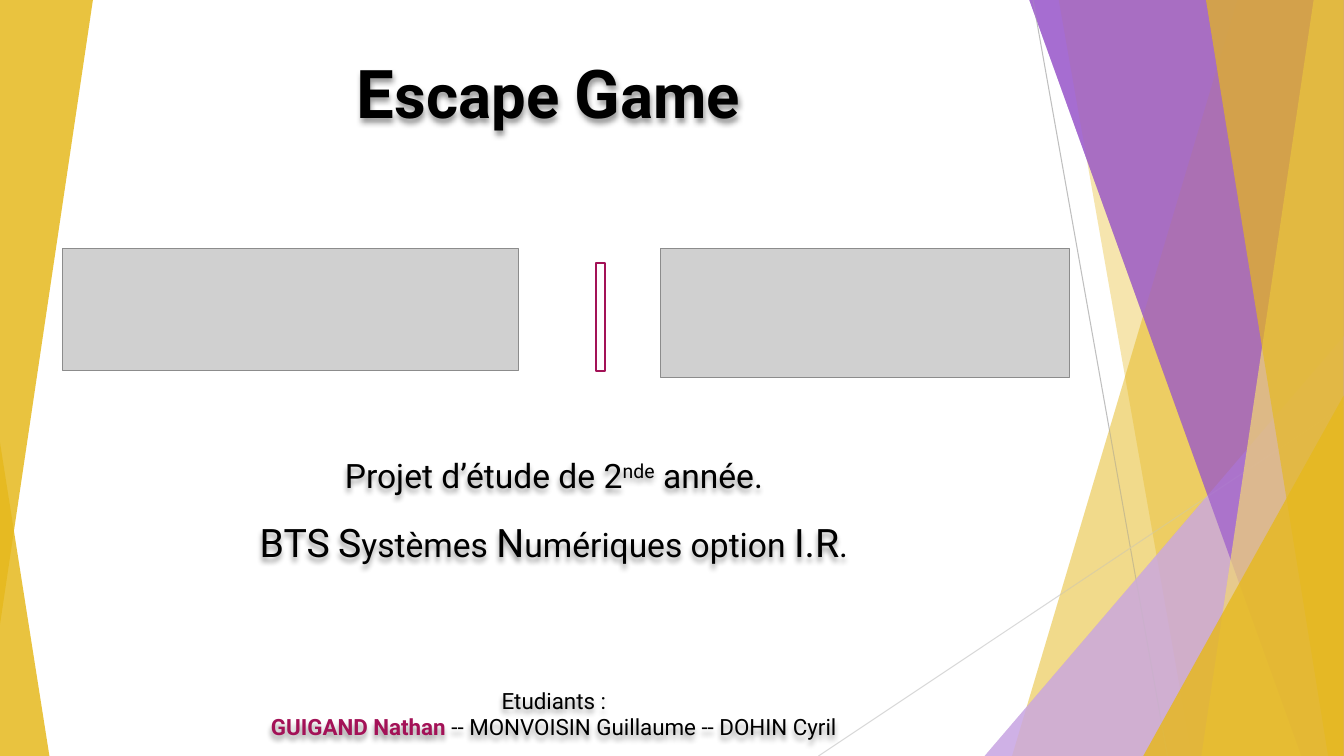
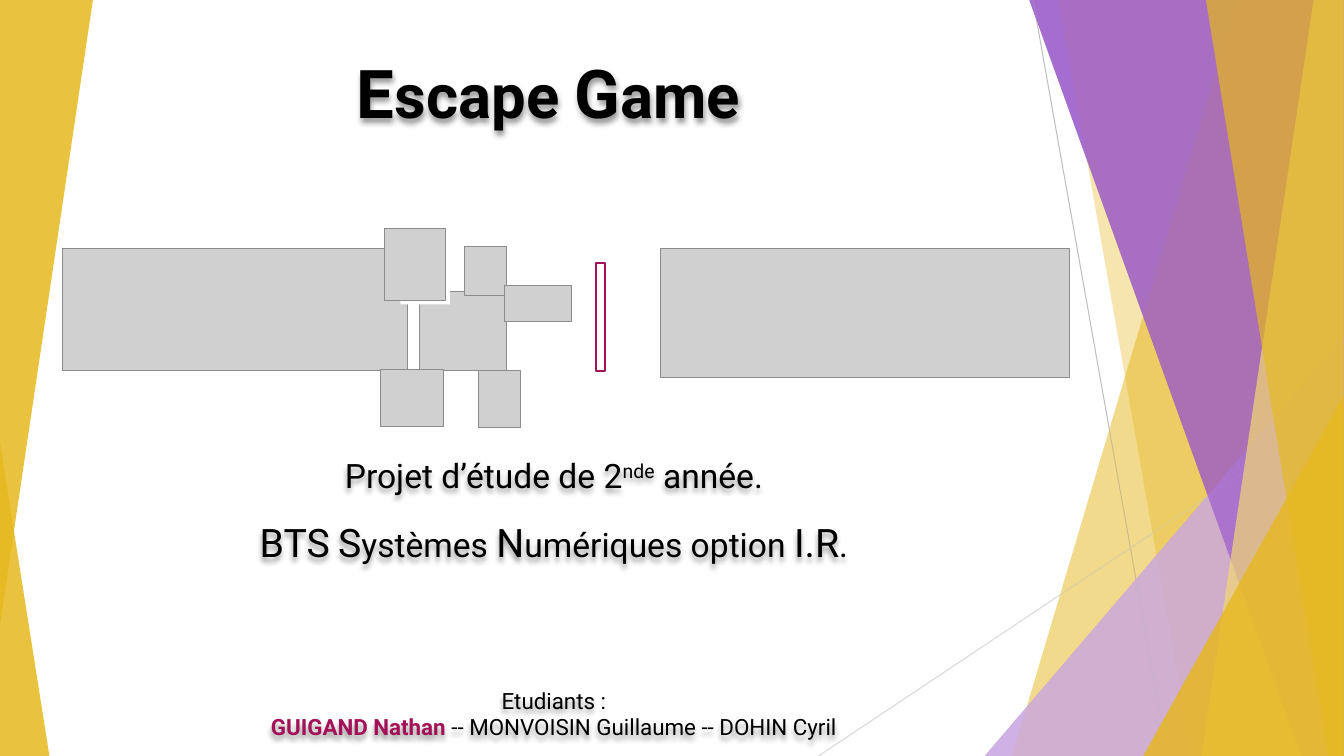
Before and after one commit to GuiguiMvn/Systeme-Escape-Game-Telethon, a slide deck: slide 1 of Nathan/Compte-rendus/REVUE-R1-GUIGAND-SFL6.pptx. Drawn at 1344x756 pixels with LibreOffice and Linux fonts; fonts in the diff are those of the drawing; grey boxes stand for pictures. Boxes give left, top, right and bottom in pixels: in the first picture for what was removed or moved away, otherwise in the second. Text is boxed around its words. In the diff, an @@ line names an element or a change of style, - is before the commit and + after.

```diff
--- a/Nathan/Compte-rendus/REVUE-R1-GUIGAND-SFL6.pptx
+++ b/Nathan/Compte-rendus/REVUE-R1-GUIGAND-SFL6.pptx
@@ picture added at (385,228,446,299) @@
@@ picture: place and size @@
-picture at (63,249,518,371)
+picture at (63,249,407,371)
@@ picture added at (465,246,507,295) @@
@@ rectangle added at (400,282,450,304), fill #FFFFFF @@
@@ picture added at (419,292,506,371) @@
@@ picture added at (505,285,573,321) @@
@@ picture added at (380,370,444,426) @@
@@ picture added at (478,371,520,427) @@
```
Also in this commit, not shown: 1 other file.
